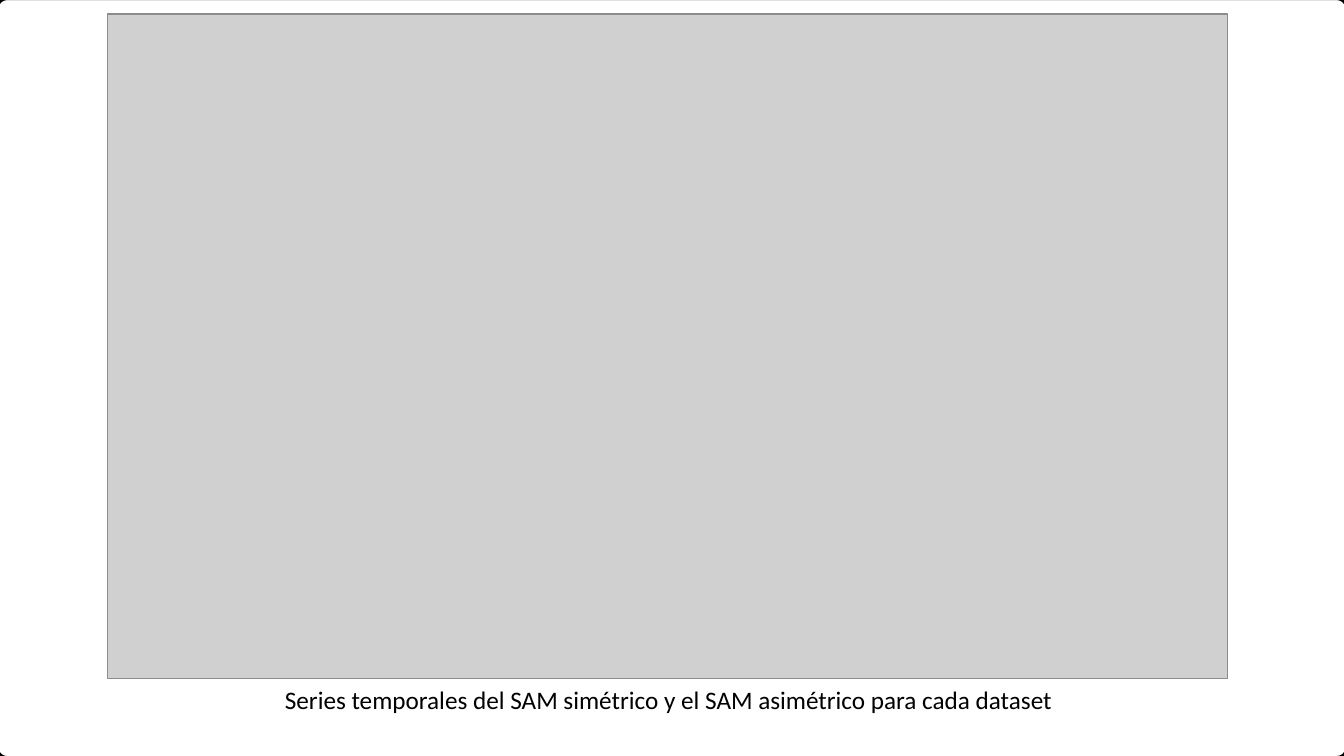
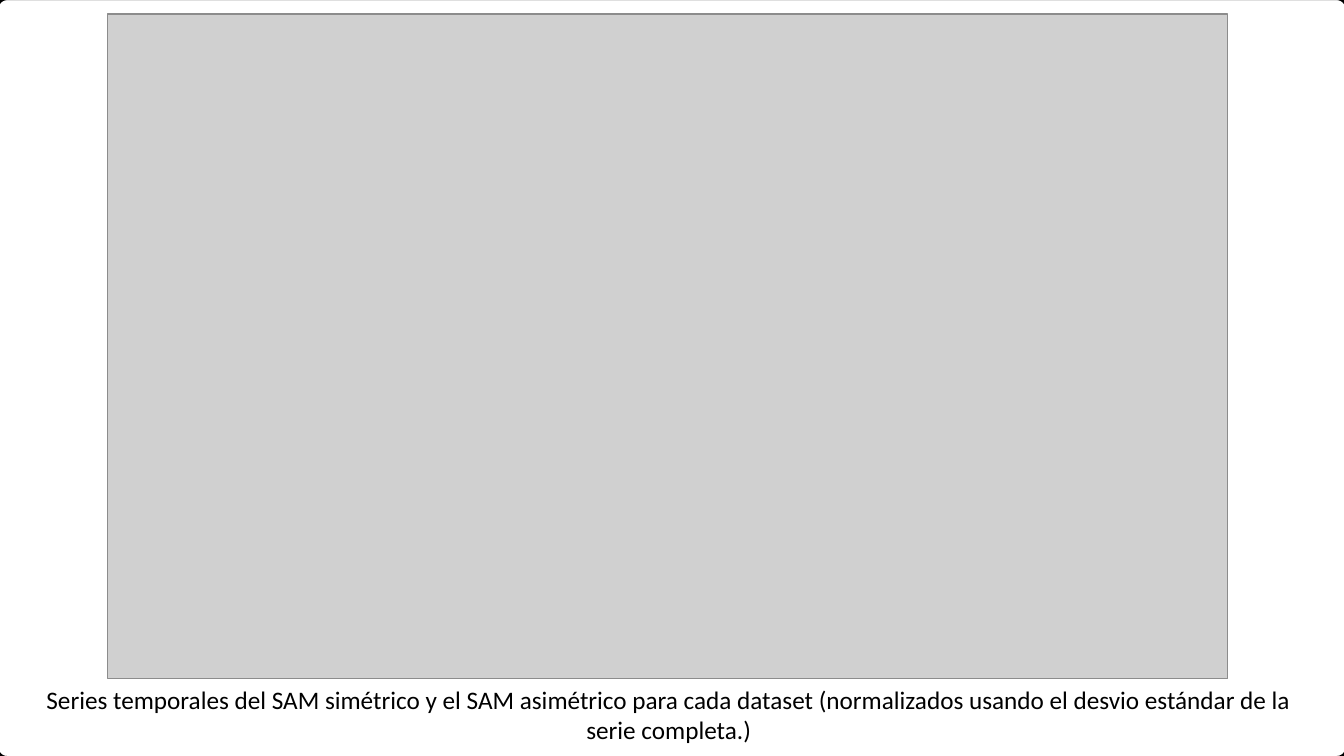
Before and after one commit to eliocamp/onda3, a slide deck: slide 22 of 26-SAM_asim.pptx (slide 14 before the commit). Drawn at 1344x756 pixels with LibreOffice and Linux fonts; fonts in the diff are those of the drawing; grey boxes stand for pictures. Boxes give left, top, right and bottom in pixels: in the first picture for what was removed or moved away, otherwise in the second. Text is boxed around its words. In the diff, an @@ line names an element or a change of style, - is before the commit and + after.

```diff
--- a/26-SAM_asim.pptx
+++ b/26-SAM_asim.pptx
@@ text at [46, 691, 1290, 743]: text changed @@
-Series temporales del SAM simétrico y el SAM asimétrico para cada dataset
+Series temporales del SAM simétrico y el SAM asimétrico para cada dataset (normalizados usando el desvio estándar de la serie completa.)
```
Also in this commit, not shown: 5 other slides changed, 16 slides added, 1 slide removed, 3 other files.
